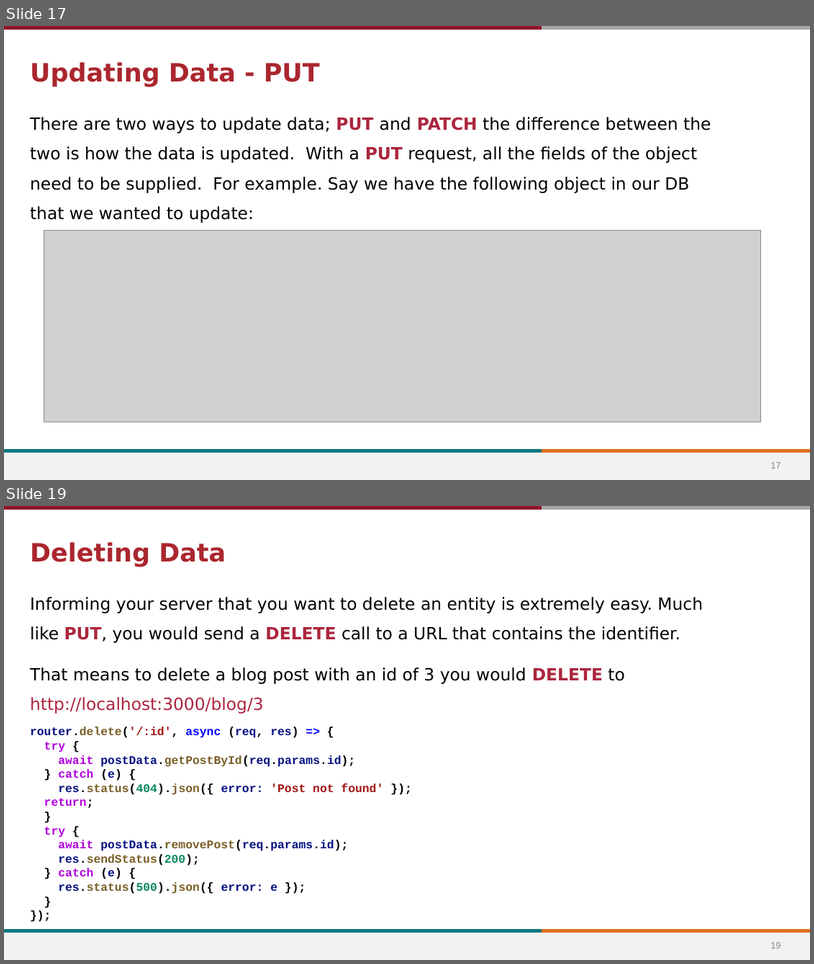
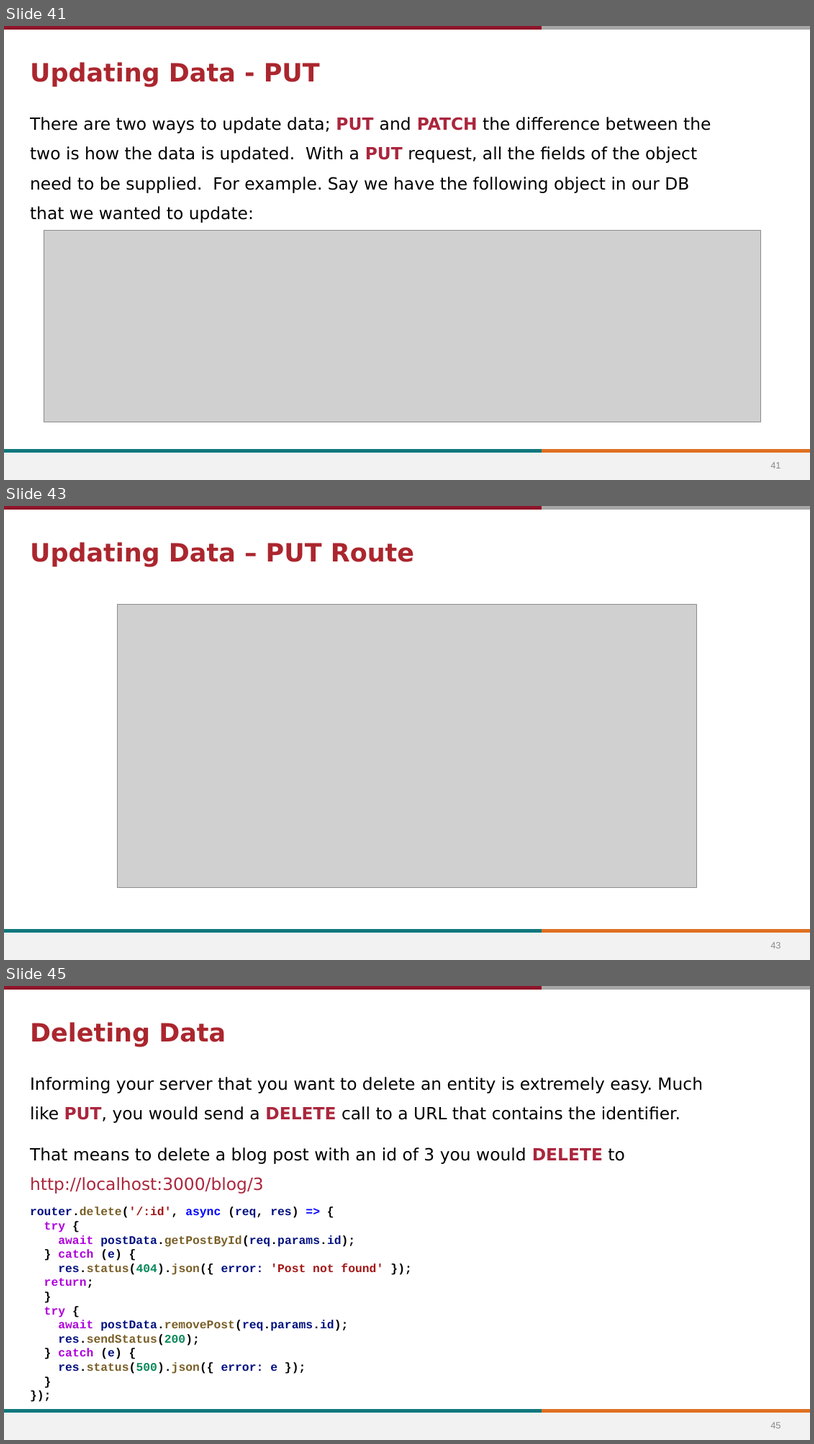
Before and after one commit to stevens-cs546-cs554/CS-546, a slide deck: lecture_06/API Development and Intermediate MongoDB.pptx. Shown one above the other, each under a label of ours: slides 17 and 19 before the commit, slides 41, 43 and 45 after it; the slides between them are not shown. The pictures are 814x964 and 814x1444 pixels, drawn with LibreOffice and Linux fonts; fonts in the diff are those of the drawing; grey boxes stand for pictures; background and template pictures are left out. Boxes give left, top, right and bottom in pixels: in the first picture for what was removed or moved away, otherwise in the second. Text is boxed around its words. In the diff, an @@ line names an element or a change of style, - is before the commit and + after.

```diff
--- a/lecture_06/API Development and Intermediate MongoDB.pptx
+++ b/lecture_06/API Development and Intermediate MongoDB.pptx
@@ slide 43 added at bbox=[4, 506, 810, 960], background #FFFFFF; not listed: 5 template elements that a slide beside it also shows @@
@@ title added at bbox=[30, 542, 414, 567], 30 pt, text #AB262E, bold @@
+Updating Data – PUT Route
@@ picture added at bbox=[117, 604, 697, 887] @@
@@ page number added at bbox=[771, 942, 781, 948], 11 pt, text #8C8C8C @@
+43
@@ what was slide 17 is now slide 41 @@
@@ page number at bbox=[771, 462, 781, 468]: text changed @@
-17
+41
@@ what was slide 19 is now slide 45 @@
@@ page number at bbox=[771, 1422, 781, 1428]: text changed @@
-19
+45
```
Also in this commit, not shown: 2 slides changed, 26 other slides added, 1 slide removed, 13 other files.
